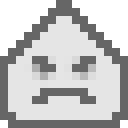
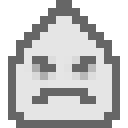
Layer changes from the first 128 × 128 image to the second:
painted on "Livello 2" over [0, 48, 128, 128]
painted on "Livello 1" over [0, 48, 128, 128]
